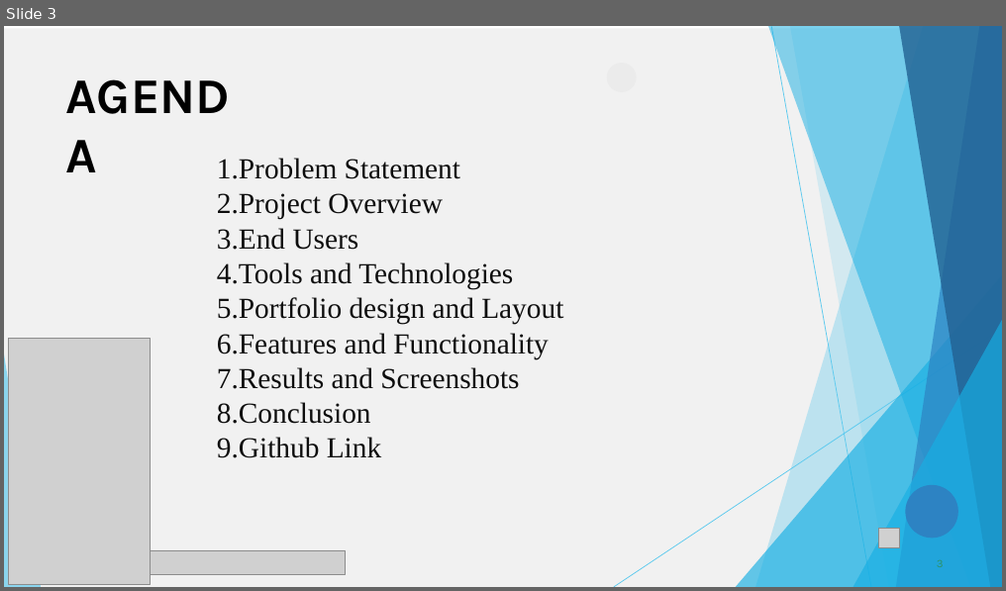
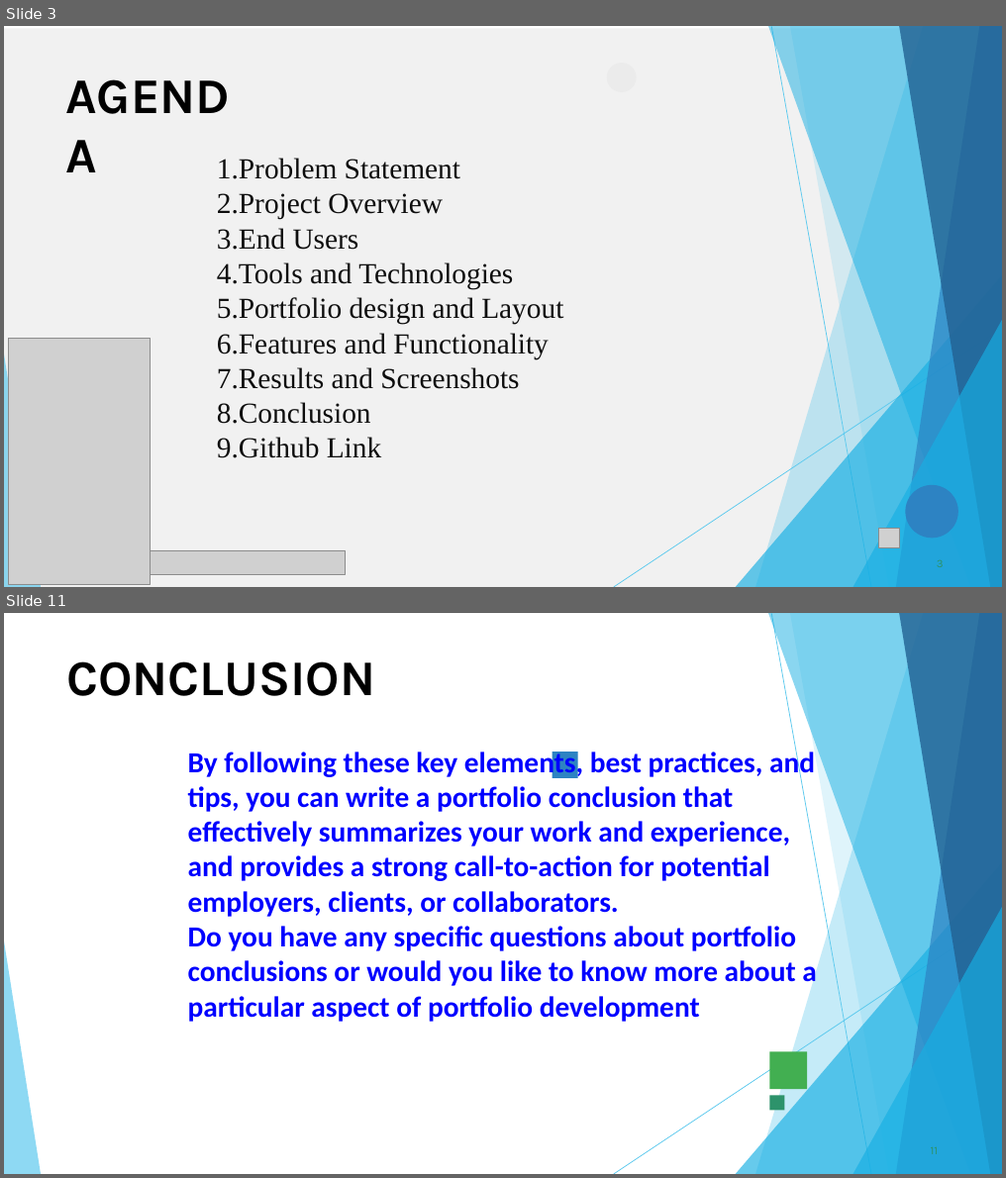
Before and after one commit to reshma225217/TNSDC-FWD-DigitalPortfoli, a slide deck: PPT FWD TNSDC 2025.pptx. Shown one above the other, each under a label of ours: slide 3 before the commit, slides 3 and 11 after it; the slides between them are not shown. The pictures are 1006x591 and 1006x1178 pixels, drawn with LibreOffice and Linux fonts; fonts in the diff are those of the drawing; grey boxes stand for pictures; background and template pictures are left out. Boxes give left, top, right and bottom in pixels: in the first picture for what was removed or moved away, otherwise in the second. Text is boxed around its words. In the diff, an @@ line names an element or a change of style, - is before the commit and + after.

```diff
--- a/PPT FWD TNSDC 2025.pptx
+++ b/PPT FWD TNSDC 2025.pptx
@@ slide 11 added at bbox=[4, 613, 1002, 1174], background #FFFFFF @@
@@ freeform shape added at bbox=[755, 613, 1002, 1174], fill #5FCAEE at 36% opacity @@
@@ freeform shape added at bbox=[768, 613, 1002, 1174], fill #17AFE3 at 50% opacity @@
@@ freeform shape added at bbox=[772, 614, 871, 1174], outline #5FCAEE 0.75 pt @@
@@ freeform shape added at bbox=[790, 613, 1002, 1174], fill #5FCAEE at 20% opacity @@
@@ freeform shape added at bbox=[896, 613, 1002, 1174], fill #2D83C3 at 70% opacity @@
@@ freeform shape added at bbox=[899, 613, 1002, 1174], fill #226192 at 80% opacity @@
@@ title added at bbox=[66, 662, 375, 696], 48 pt, text #000000, bold @@
+CONCLUSION
@@ text added at bbox=[188, 748, 816, 1022], 28 pt, text #0000FF, bold @@
+By following these key elements, best practices, and tips, you can write a portfolio conclusion that effectively summarizes your work and experience, and provides a strong call-to-action for potential employers, clients, or collaborators.
+Do you have any specific questions about portfolio conclusions or would you like to know more about a particular aspect of portfolio development
@@ freeform shape added at bbox=[552, 752, 577, 777], fill #2D83C3 @@
@@ freeform shape added at bbox=[736, 862, 1002, 1174], fill #17AFE3 at 66% opacity @@
@@ freeform shape added at bbox=[853, 907, 1002, 1174], fill #17AFE3 at 66% opacity @@
@@ freeform shape added at bbox=[614, 916, 1002, 1174], outline #5FCAEE 0.75 pt @@
@@ freeform shape added at bbox=[4, 942, 41, 1174], fill #5FCAEE at 70% opacity @@
@@ freeform shape added at bbox=[770, 1052, 807, 1089], fill #42AF51 @@
@@ freeform shape added at bbox=[770, 1096, 785, 1111], fill #2D936B @@
@@ page number added at bbox=[931, 1148, 939, 1155], 11 pt, text #2D936B @@
+11
```
Also in this commit, not shown: 9 slides changed, 1 slide removed.
